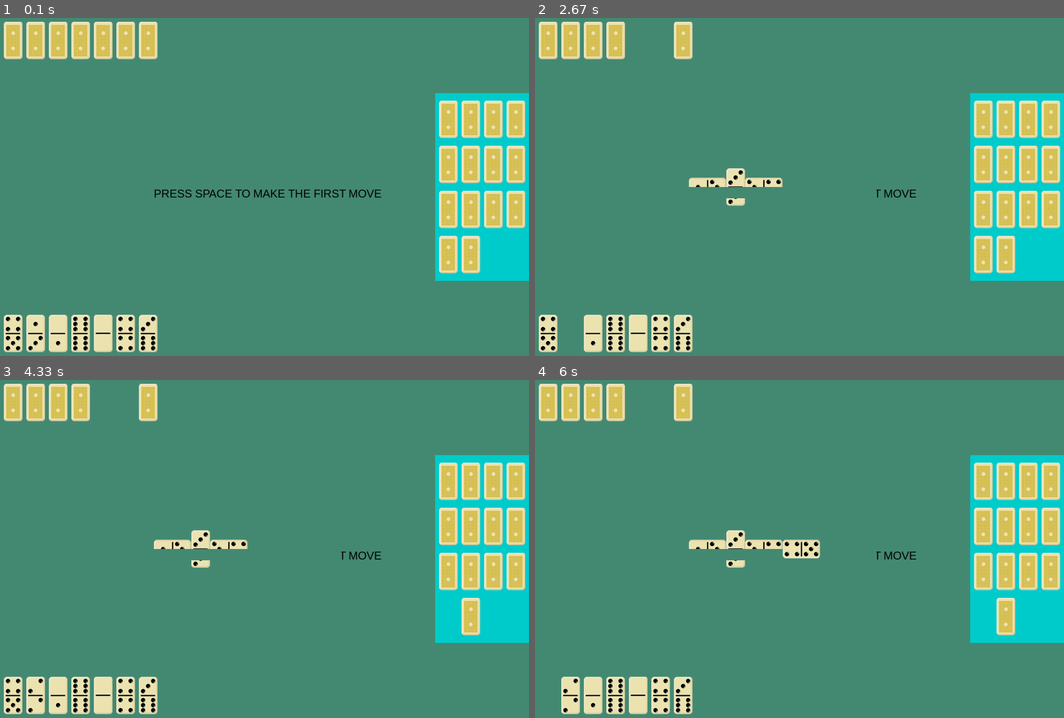
Above: before the commit, frames 1-4 (two rows, left to right).
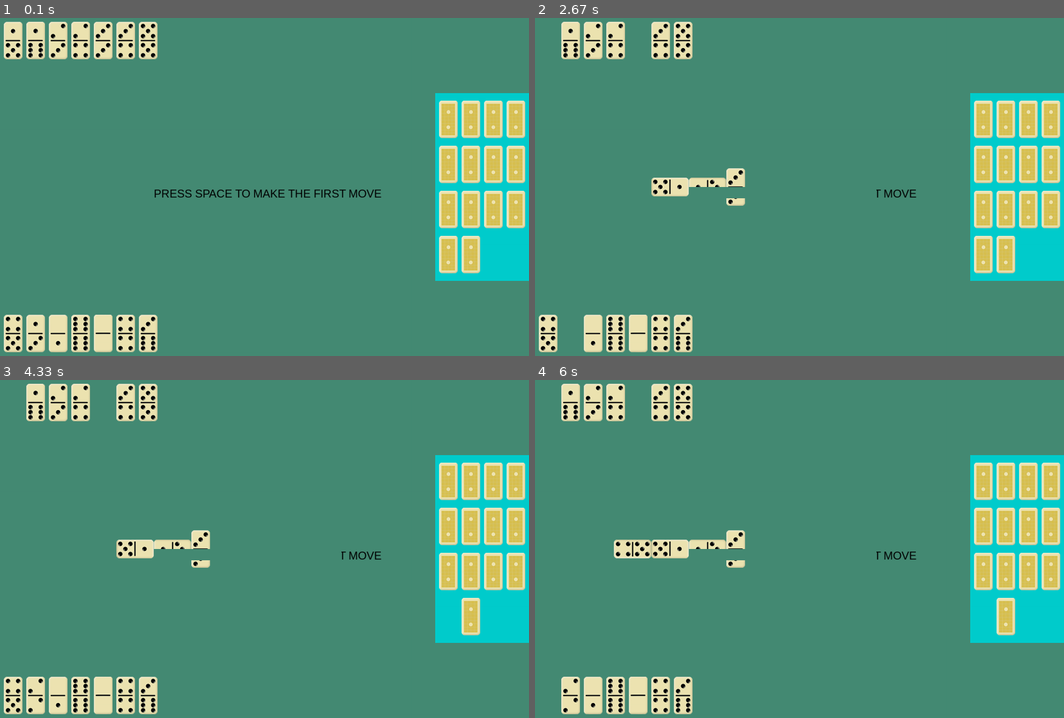
Above: after the commit, the same moments.

Repository: Nikomah/Domimo-pygame
Game: pygame game, started from main.py
Two runs of this game, one before a commit and one after it. Both use one fixed random seed, a clock stepped at 60 frames per second and the inputs below.
Inputs (mouse positions are in pixels of both pictures, inside the frame that each line leads up to):
- Up to frame 1 (0.1 s): no input
- Up to frame 2 (2.67 s): tap Space at 0.33, 1.83 s; click (572, 332) at 0.82 s; press the mouse at (545, 332) at 1.13 s; move the mouse to (624, 224) at 1.23 s; release the mouse at (704, 116) at 1.37 s
- Up to frame 3 (4.33 s): move the mouse to (454, 616) at 3.43 s; click (454, 616) at 3.83 s
- Up to frame 4 (6 s): click (545, 694) at 4.8 s; press the mouse at (661, 694) at 5.4 s; move the mouse to (746, 596) at 5.5 s; release the mouse at (836, 501) at 5.63 s

The runs differ from the first frame. In frame 1, 1.8% of the frame differs, in the area x 0-30%, y 1-13%; in frame 2, 2.4%; in frame 3, 2.4%; in frame 4, 3.2%, in the area x 0-54%, y 1-53%.

Commit message:
Added more complex robot logic to the file robot_logic.py

Diff:
--- a/main.py
+++ b/main.py
@@ -1,7 +1,7 @@
 
-import random
 from objects import *
 import pygame
+from robot_logic import *
 
 pygame.init()
 clock = pygame.time.Clock()
@@ -79,7 +79,7 @@
                 robot_list.append(b.nominal)
                 b.add(robot_group)
                 b.rect.topleft = robot_coords[robot_flag]
-                screen.blit(b.back_image, b.rect)
+                screen.blit(b.image, b.rect)
                 robot_flag += 1
     del robot_coords
     del last_list
@@ -517,7 +517,7 @@
             bone.rect.topleft = coord
             bone.add(robot_group)
             bone.remove(bar_group)
-            screen.blit(bone.back_image, bone.rect)
+            screen.blit(bone.image, bone.rect)
             screen.blit(bg.image, bg.rect)
             pygame.display.update([bone.rect, bg.rect])
             break
@@ -526,25 +526,20 @@
 def robot_find_to_move():
     """
     The robot chooses a random chip to move from the matching ones.
-    :return:
+    :return: None
     """
     if len(player_list) != 0:
         ready_to_move = []
+        dict_nominal = list(dict_of_endpoints['end_point_nominal'].values())
         for nom in robot_list:
-            if dict_of_endpoints['end_point_nominal']['left'] in nom \
-                    or dict_of_endpoints['end_point_nominal']['right'] in nom:
+            if dict_nominal[0] in nom \
+                    or dict_nominal[1] in nom:
                 ready_to_move.append(nom)
         if len(ready_to_move) > 0:
-            try:
-                nom_to_move = random.choice(ready_to_move)
-            except IndexError:
-                nom_to_move = None
+            nom_to_move, flag = choice_nom_to_move(ready_to_move, robot_list, dict_nominal)
             for bone in robot_group:
                 if bone.nominal == nom_to_move:
-                    if dict_of_endpoints['end_point_nominal']['left'] in bone.nominal:
-                        robot_move(bone, 'left')
-                    else:
-                        robot_move(bone, 'right')
+                    robot_move(bone, flag)
                     break
         elif len(bar_list) == 0:
             print_text('PASS', 620, 300)
@@ -564,7 +559,7 @@
         pass
 
 
-def print_text(message:str, x: int, y: int, font_color=(0, 0, 0), font_type='arial', font_size=30, long=250):
+def print_text(message: str, x: int, y: int, font_color=(0, 0, 0), font_type='arial', font_size=30, long=250):
     font_type = pygame.font.SysFont(font_type, font_size)
     text = font_type.render(message, True, font_color)
     text_rect = text.get_rect()
--- /dev/null
+++ b/robot_logic.py
@@ -0,0 +1,75 @@
+import random
+
+
+def calc_number_of_entries(ready_to_move: list, robot_list: list) -> dict:
+    """
+    Calculates occurrences for each digit of the movable digits.
+    :param ready_to_move: list, Nominations of bones suitable for running
+    :param robot_list: list, Nominations of all robot's bones
+    :return: dict, The key is a digit, the value is the number of occurrences
+    """
+    entries = {}
+    move_digits = [x[0] for x in ready_to_move] + [x[1] for x in ready_to_move]
+    robot_digits = [x[0] for x in robot_list] + [x[1] for x in robot_list]
+    for dig in move_digits:
+        entries[dig] = robot_digits.count(dig)
+    return entries
+
+
+def calc_max_entries(ready_to_move: list, robot_list: list) -> set:
+    """
+    Determines digits with the largest number of occurrences.
+    :param ready_to_move: list, Nominations of bones suitable for running
+    :param robot_list: list, Nominations of all robot's bones
+    :return: set, digits with the largest number of occurrences, once or more
+    """
+    max_digits = []
+    entries = calc_number_of_entries(ready_to_move, robot_list)
+    max_entry = max(set(entries.values()))
+    for key, value in entries.items():
+        if value == max_entry:
+            max_digits.append(key)
+    return set(max_digits)
+
+
+def calc_noms_to_move(ready_to_move: list, robot_list: list) -> list:
+    """
+    Identifies the bones suitable for the move.
+    :param ready_to_move: list
+    :param robot_list: list
+    :return: list
+    """
+    noms_to_move = []
+    digits = calc_max_entries(ready_to_move, robot_list)
+    for nom in ready_to_move:
+        if nom[0] in digits or nom[1] in digits:
+            noms_to_move.append(nom)
+    return noms_to_move
+
+
+def choice_nom_to_move(ready_to_move: list, robot_list: list, dict_nominal: list) -> [tuple, str]:
+    """
+    Selects a specific dice for the move.
+    :param ready_to_move: list
+    :param robot_list: list
+    :param dict_nominal: list, End denominations on the gaming table
+    :return:
+    """
+    noms_to_move = calc_noms_to_move(ready_to_move, robot_list)
+    print(noms_to_move)
+    max_digits = calc_max_entries(ready_to_move, robot_list)
+    print(max_digits)
+    if dict_nominal[0] == dict_nominal[1]:
+        return random.choice(noms_to_move), random.choice(['left', 'right'])
+    else:
+        for nom in noms_to_move:
+            if dict_nominal[0] not in max_digits and dict_nominal[0] in nom:
+                print(type(nom))
+                return nom, 'left'
+            elif dict_nominal[1] not in max_digits and dict_nominal[1] in nom:
+                print(type(nom))
+                return nom, 'right'
+            elif dict_nominal[0] in nom:
+                return nom, 'left'
+            else:
+                return nom, 'right'
Empty file removed: robot.py
